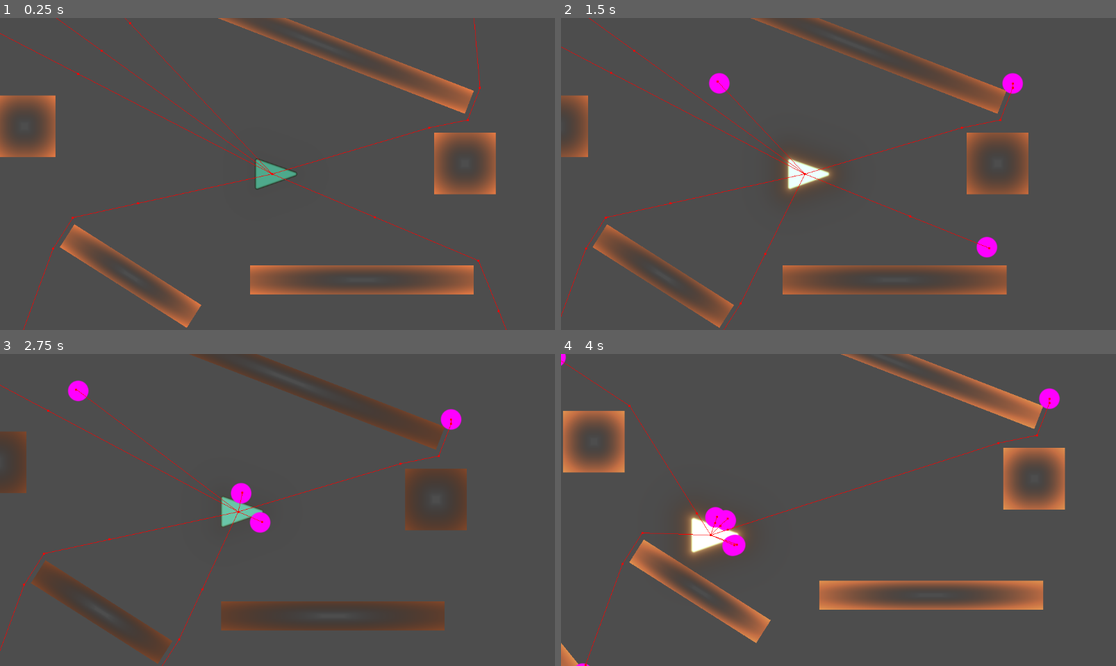
Above: before the commit, frames 1-4 (two rows, left to right).
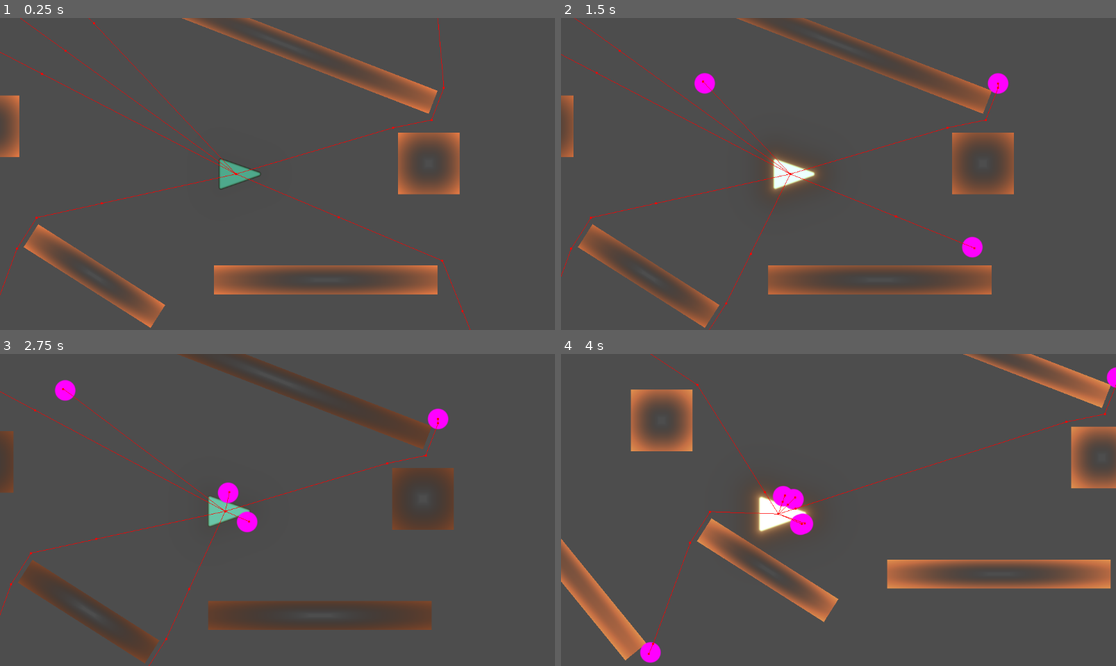
Above: after the commit, the same moments.

Repository: ianstranathan/shoo-tay-shoo-tay
Game: Godot game, scene res://main.tscn
Two runs of this game, one before a commit and one after it. Both use one fixed random seed, a clock stepped at 60 frames per second and the inputs below. The engine's default icon, where the game draws it, is replaced by a stand-in: a white triangle on a blue panel in a dark square.
Inputs:
- Up to frame 1 (0.25 s): no input
- Up to frame 2 (1.5 s): hold Space (SPACE) 0.53-1.28 s; tap Space (SPACE) at 1.35 s
- Up to frame 3 (2.75 s): hold Space (SPACE) from 2.03 s (still down)
- Up to frame 4 (4 s): release Space (SPACE) at 2.78 s; tap Space (SPACE) at 2.85 s; hold Space (SPACE) from 3.53 s (still down)

The runs differ from the first frame. In frame 1, 14% of the frame differs, in the area x 0-92%, y 0-100%; in frame 2, 11%; in frame 3, 7.2%; in frame 4, 23%, in the area x 0-100%, y 0-100%.

Commit message:
Add follow/shake rig to camera
Changed camera setup to use a follow rig and a shake rig to seperate the follow smoothing from any camera effects we might want. Found a smoothing formula thats supposed to be framerate independent.

alpha := 1.0 - exp(-smooth_speed * delta)

also changed it to smooth speed so we dont need the 21 - smoothing. it was confusing.

Diff:
--- a/camera/cam.gd
+++ b/camera/cam.gd
@@ -1,41 +1 @@
 extends Camera2D
-
-@export_category("Follow Target")
-@export var target: Player
-
-@export_category("Camera Smoothing")
-@export_range(1,20) var smoothing : float = 20
-
-@onready var _target_pos: Vector2 = target.global_position
-
-var shootay_easing_fn = null
-
-func _ready() -> void:
-	assert( target )
-	GlobalSignals.shake_camera.connect( shake )
-
-	$ShootShakeTimer.timeout.connect(func(): shootay_easing_fn =null)
-
-	smoothing = float(21 - smoothing)
-
-func _physics_process(delta: float) -> void:
-
-	_target_pos = target.global_position
-	if !$ShootShakeTimer.is_stopped():
-		var t = Utils.normalized_timer($ShootShakeTimer)
-		_target_pos += shootay_easing_fn.call(t)
-
-	global_position = lerp(global_position, _target_pos + target.look_ahead_position(), smoothing * delta)
-	global_position = global_position.round() #dont worry about fractional values
-
-func shake(data: Dictionary):
-	match data.type:
-		"Shootay":
-			shootay_easing_fn = func(t): return data.amount * inverted_parabola(t) * data.dir.normalized()
-			$ShootShakeTimer.start()
-
-
-# -- this is just something extemporaneously cooked up, can be whatever
-func inverted_parabola(t: float):
-	assert(t <= 1 and t >= 0)
-	return -(3. * t - 1.)*(3. * t - 1.) + 1.
--- /dev/null
+++ b/camera/follow_rig.gd
@@ -0,0 +1,20 @@
+extends Node2D
+
+@export_category("Follow Target")
+@export var target: Player
+@export_category("Camera Smoothing")
+@export_range(0.1, 40.0) var smooth_speed := 8.0 # smooth "speed" to avoid the inversion
+
+var _target_pos: Vector2
+
+func _ready() -> void:
+	assert(target)
+	_target_pos = global_position
+
+func _physics_process(delta: float) -> void:
+	var _desired_pos := target.global_position + target.look_ahead_position()
+	# Exponential, frame rate independent smoothing, seems like this might be more robust than previous solution.
+	var alpha := 1.0 - exp(-smooth_speed * delta)
+	_target_pos = _target_pos.lerp(_desired_pos, alpha)
+
+	global_position = _target_pos.round()# ignore fractional values
--- /dev/null
+++ b/camera/shake_pivot.gd
@@ -0,0 +1,33 @@
+extends Node2D
+
+var shootay_easing_fn = null
+@onready var shoot_timer: Timer = $ShootShakeTimer
+
+func _ready() -> void:
+	GlobalSignals.shake_camera.connect(shake)
+	$ShootShakeTimer.timeout.connect(func(): shootay_easing_fn = null)
+
+func _physics_process(delta: float) -> void:
+	var offset := Vector2.ZERO
+
+	if !shoot_timer.is_stopped():
+		var t: float = Utils.normalized_timer($ShootShakeTimer)
+		offset = shootay_easing_fn.call(t)
+	else:
+		# Smoothly return to zero when shake ends
+		offset = position.lerp(Vector2.ZERO, 10.0 * delta)
+
+	#Apply the offset locally. The Camera2D inherits FollowRig + this offset.
+	#This might have affected exactly how the shake looks, might need tweaking.
+	position = offset.round()
+
+func shake(data: Dictionary):
+	match data.type:
+		"Shootay":
+			shootay_easing_fn = func(t): return data.amount * inverted_parabola(t) * data.dir.normalized()
+			shoot_timer.start()
+
+# -- this is just something extemporaneously cooked up, can be whatever
+func inverted_parabola(t: float):
+	assert(t <= 1 and t >= 0)
+	return -(3. * t - 1.)*(3. * t - 1.) + 1
--- a/main.tscn
+++ b/main.tscn
@@ -1,9 +1,11 @@
-[gd_scene load_steps=9 format=3 uid="uid://cnjs673hgk6wm"]
+[gd_scene load_steps=11 format=3 uid="uid://cnjs673hgk6wm"]
 
 [ext_resource type="PackedScene" uid="uid://c2eah12q8mrq" path="res://player/player.tscn" id="1_ig7tw"]
 [ext_resource type="Script" uid="uid://bgodmmno8hffy" path="res://main.gd" id="1_lquwl"]
 [ext_resource type="PackedScene" uid="uid://dj0ps4y0nxcjp" path="res://levels/level0.tscn" id="2_7mycd"]
 [ext_resource type="Script" uid="uid://dbx6y30r5vrjs" path="res://camera/cam.gd" id="4_1bvp3"]
+[ext_resource type="Script" uid="uid://b717816mvrhfr" path="res://camera/follow_rig.gd" id="4_4c57u"]
+[ext_resource type="Script" uid="uid://dgk6ocqcbjwkr" path="res://camera/shake_pivot.gd" id="5_efxa6"]
 [ext_resource type="Script" uid="uid://cj5le4ngvuhl6" path="res://shootay_manager.gd" id="6_7mycd"]
 [ext_resource type="PackedScene" uid="uid://brbsqoshfpptq" path="res://enemies/mob.tscn" id="7_5vw27"]
 [ext_resource type="Script" uid="uid://c24o054px4d8u" path="res://vfx_container.gd" id="7_272bh"]
@@ -20,14 +22,19 @@
 [node name="Player" parent="." instance=ExtResource("1_ig7tw")]
 rotation_speed = 20.0
 
-[node name="Camera2D" type="Camera2D" parent="." node_paths=PackedStringArray("target")]
-position_smoothing_enabled = true
-script = ExtResource("4_1bvp3")
+[node name="FollowRig" type="Node2D" parent="." node_paths=PackedStringArray("target")]
+script = ExtResource("4_4c57u")
 target = NodePath("../Player")
 
-[node name="ShootShakeTimer" type="Timer" parent="Camera2D"]
+[node name="ShakePivot" type="Node2D" parent="FollowRig"]
+script = ExtResource("5_efxa6")
+
+[node name="ShootShakeTimer" type="Timer" parent="FollowRig/ShakePivot"]
 wait_time = 0.2
 one_shot = true
+
+[node name="Camera2D" type="Camera2D" parent="FollowRig/ShakePivot"]
+script = ExtResource("4_1bvp3")
 
 [node name="ShootayManager" type="Node2D" parent="."]
 script = ExtResource("6_7mycd")
Not shown, added: camera/follow_rig.gd.uid
Not shown, added: camera/shake_pivot.gd.uid
Not shown: 1 places in player/player.tscn that only renumber resources
